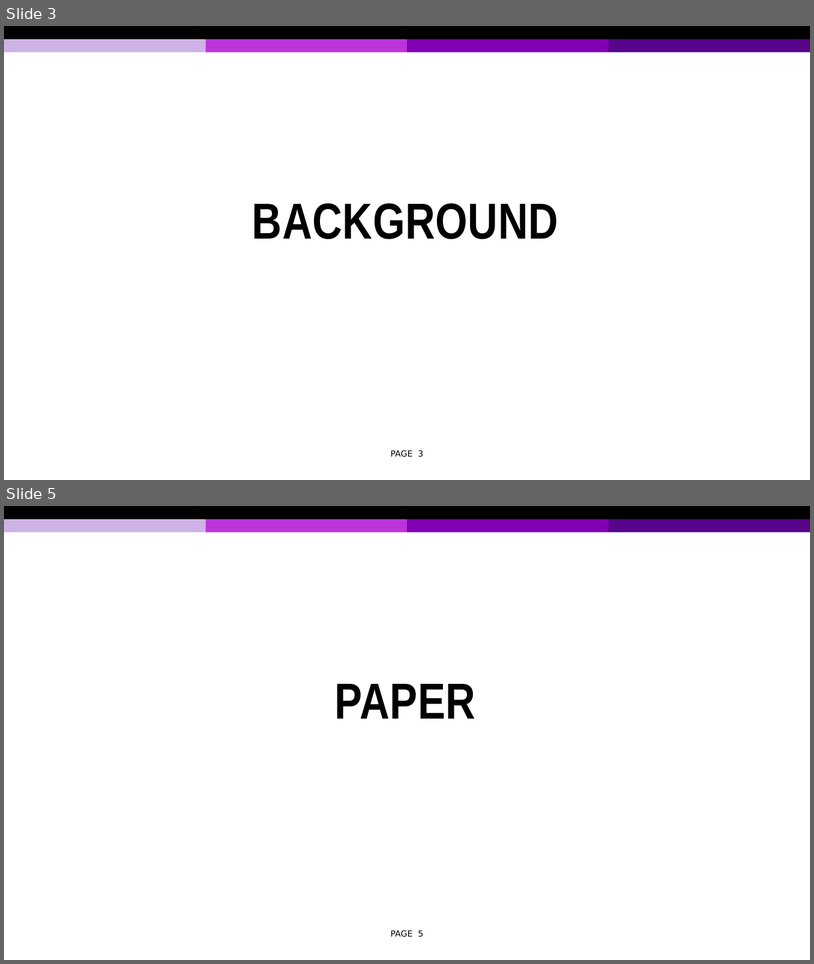
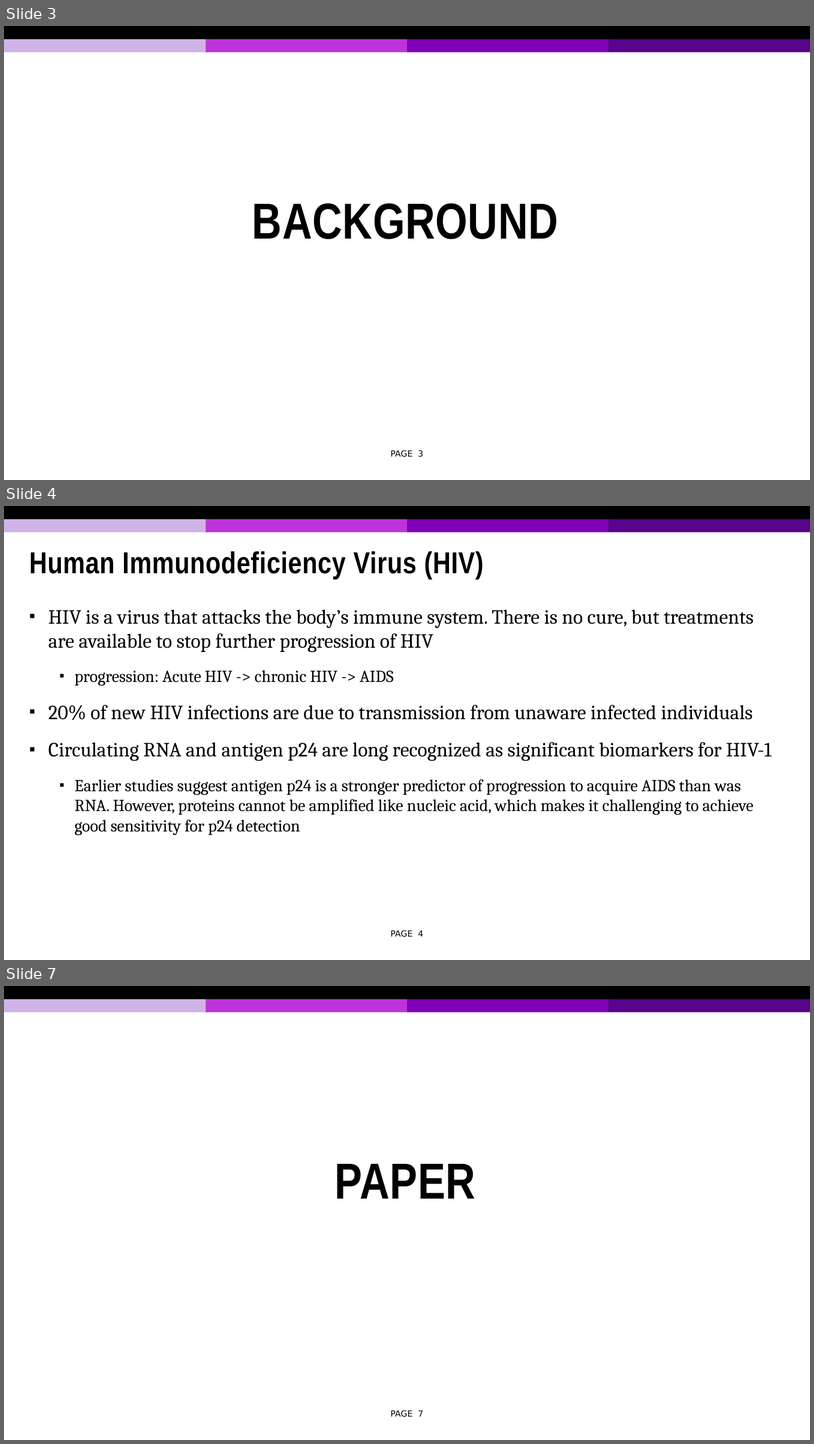
Before and after one commit to tonymin/ECE730, a slide deck: Presentation 2.pptx. Shown one above the other, each under a label of ours: slides 3 and 5 before the commit, slides 3, 4 and 7 after it; the slides between them are not shown. The pictures are 814x964 and 814x1444 pixels, drawn with LibreOffice and Linux fonts; fonts in the diff are those of the drawing; background and template pictures are left out. Boxes give left, top, right and bottom in pixels: in the first picture for what was removed or moved away, otherwise in the second. Text is boxed around its words. In the diff, an @@ line names an element or a change of style, - is before the commit and + after.

```diff
--- a/Presentation 2.pptx
+++ b/Presentation 2.pptx
@@ slide 4 added at box(4, 506, 810, 960), background #FFFFFF; not listed: 5 template elements that a slide beside it also shows @@
@@ title added at box(29, 551, 484, 579), 27 pt, text #000000, bold @@
+Human Immunodeficiency Virus (HIV)
@@ text added at box(48, 609, 772, 835), 18 pt, text #000000 @@
+▪ HIV is a virus that attacks the body’s immune system. There is no cure, but treatments are available to stop further progression of HIV
+  ▪ progression: Acute HIV -> chronic HIV -> AIDS
+▪ 20% of new HIV infections are due to transmission from unaware infected individuals
+▪ Circulating RNA and antigen p24 are long recognized as significant biomarkers for HIV-1
+  ▪ Earlier studies suggest antigen p24 is a stronger predictor of progression to acquire AIDS than was RNA. However, proteins cannot be amplified like nucleic acid, which makes it challenging to achieve good sensitivity for p24 detection
@@ page number added at box(391, 930, 423, 937), 7.5 pt, text #000000 @@
+PAGE 4
@@ what was slide 5 is now slide 7 @@
@@ page number at box(391, 1410, 423, 1417): text changed @@
-PAGE 5
+PAGE 7
```
Also in this commit, not shown: 1 slide changed, 4 other slides added, 1 slide removed, 1 other file.
